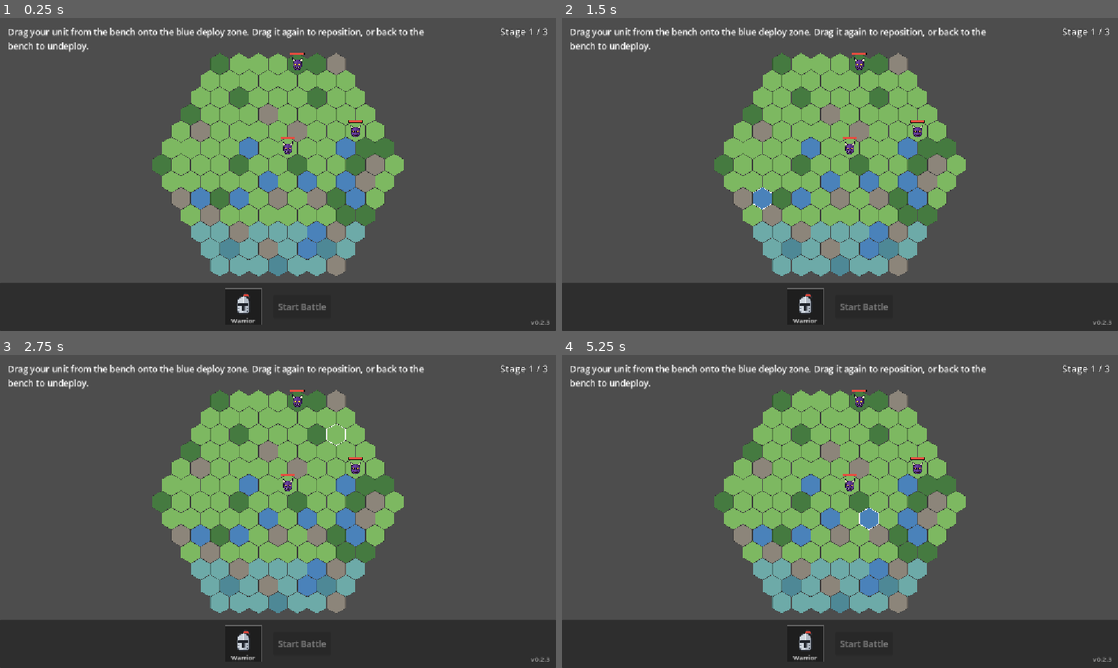
Above: before the commit, frames 1-4 (two rows, left to right).
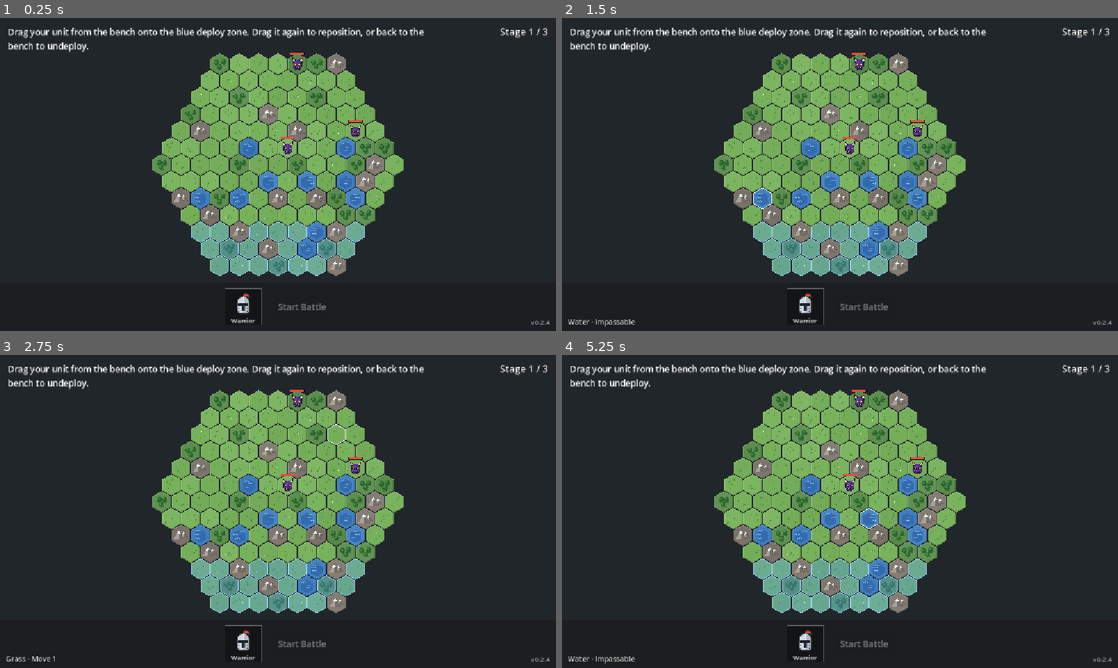
Above: after the commit, the same moments.

Repository: derek-chou/chess
Game: Godot game, scene res://scenes/Main.tscn
Same seed, same stepped clock (60 frames per second), same inputs: the game is played once before the commit and once after it.
Inputs (mouse positions are in pixels of both pictures, inside the frame that each line leads up to):
- Up to frame 1 (0.25 s): no input
- Up to frame 2 (1.5 s): tap Enter at 0.5 s; drag from (806, 305) to (895, 105) at 0.52 s; drag from (728, 190) to (812, 237) at 1.27 s
- Up to frame 3 (2.75 s): tap Space at 2 s; move the mouse to (333, 442) at 2.02 s; click (333, 442) at 2.17 s
- Up to frame 4 (5.25 s): tap Enter at 2.75, 4.25 s; drag from (812, 574) to (673, 464) at 2.77 s; tap Space at 3.5, 5 s; move the mouse to (1006, 558) at 3.52 s; click (1006, 558) at 3.67 s; drag from (673, 464) to (756, 433) at 4.27 s; move the mouse to (867, 511) at 5.02 s; click (867, 511) at 5.17 s

The runs differ from the first frame. In frame 1, 66% of the frame differs, in the area x 0-100%, y 0-100%; in frame 2, 66%; in frame 3, 66%; in frame 4, 66%.

Commit message:
加入命中率與森林閃避、攻擊預測；地形畫面重新設計；版號 v0.2.4

Diff:
--- a/project.godot
+++ b/project.godot
@@ -11,7 +11,7 @@
 [application]
 
 config/name="chess"
-config/version="0.2.3"
+config/version="0.2.4"
 run/main_scene="res://scenes/Main.tscn"
 config/features=PackedStringArray("4.7", "GL Compatibility")
 config/icon="res://icon.svg"
@@ -27,6 +27,8 @@
 
 [rendering]
 
+environment/defaults/default_clear_color=Color(0.13, 0.15, 0.17, 1)
+
 rendering_device/driver.windows="d3d12"
 renderer/rendering_method="gl_compatibility"
 renderer/rendering_method.mobile="gl_compatibility"
--- a/scenes/Main.tscn
+++ b/scenes/Main.tscn
@@ -173,3 +173,19 @@
 size_flags_horizontal = 4
 theme_override_font_sizes/font_size = 22
 text = "Restart"
+
+[node name="TerrainLabel" type="Label" parent="UI"]
+modulate = Color(1, 1, 1, 0.85)
+anchors_preset = 2
+anchor_top = 1.0
+anchor_bottom = 1.0
+offset_left = 12.0
+offset_top = -32.0
+offset_right = 312.0
+offset_bottom = -8.0
+grow_vertical = 0
+mouse_filter = 2
+theme_override_colors/font_outline_color = Color(0, 0, 0, 1)
+theme_override_constants/outline_size = 4
+theme_override_font_sizes/font_size = 15
+vertical_alignment = 2
--- a/scripts/hex_map.gd
+++ b/scripts/hex_map.gd
@@ -3,11 +3,11 @@
 
 enum Terrain { GRASS, FOREST, MOUNTAIN, WATER }
 
-const TERRAIN_COLOR := {
-	Terrain.GRASS: Color(0.49, 0.72, 0.38),
-	Terrain.FOREST: Color(0.27, 0.48, 0.25),
-	Terrain.MOUNTAIN: Color(0.55, 0.52, 0.48),
-	Terrain.WATER: Color(0.29, 0.51, 0.73),
+const TERRAIN_NAME := {
+	Terrain.GRASS: "Grass",
+	Terrain.FOREST: "Forest",
+	Terrain.MOUNTAIN: "Mountain",
+	Terrain.WATER: "Water",
 }
 
 ## 移動花費；小於 0 代表無法通行
@@ -18,6 +18,14 @@
 	Terrain.WATER: -1,
 }
 
+## 站在該地形上的單位獲得的閃避率
+const TERRAIN_EVASION := {
+	Terrain.FOREST: 0.15,
+}
+
+## 高亮層的內縮，讓外框不會壓到相鄰格
+const OVERLAY_INSET := 3.0
+
 const NO_COORD := Vector2i(999999, 999999)
 
 @export var hex_size: float = 40.0
@@ -39,6 +47,15 @@
 ## 拖曳時懸停格的放置狀態
 enum DropState { NONE, VALID, INVALID }
 var drop_state: DropState = DropState.NONE
+
+var terrain_layer: TerrainLayer
+
+func _ready() -> void:
+	terrain_layer = TerrainLayer.new()
+	terrain_layer.hex_map = self
+	# 地形畫在本節點（高亮層）之下
+	terrain_layer.show_behind_parent = true
+	add_child(terrain_layer)
 
 func generate_map(radius: int = map_radius) -> void:
 	map_radius = radius
@@ -60,6 +77,8 @@
 				elif roll < 0.40:
 					terrain = Terrain.FOREST
 			tiles[coord] = terrain
+	if terrain_layer:
+		terrain_layer.queue_redraw()
 	queue_redraw()
 
 func axial_to_pixel(coord: Vector2i) -> Vector2:
@@ -79,6 +98,21 @@
 
 func movement_cost(coord: Vector2i) -> int:
 	return TERRAIN_COST[tiles[coord]]
+
+func evasion(coord: Vector2i) -> float:
+	return TERRAIN_EVASION.get(get_terrain(coord), 0.0)
+
+## 地形說明，例如 "Forest · Move 2 · Evade +15%"
+func describe(coord: Vector2i) -> String:
+	var terrain := get_terrain(coord)
+	var text: String = TERRAIN_NAME[terrain]
+	if not is_walkable(coord):
+		return text + " · Impassable"
+	text += " · Move %d" % movement_cost(coord)
+	var eva := evasion(coord)
+	if eva > 0.0:
+		text += " · Evade +%d%%" % roundi(eva * 100)
+	return text
 
 ## 以地圖最下方 rows 列可通行格作為佈署區
 func setup_deploy_zone(rows: int) -> void:
@@ -145,39 +179,47 @@
 	queue_redraw()
 
 func _draw() -> void:
+	# 只畫高亮；地形底圖由 TerrainLayer 負責
 	for coord in tiles.keys():
-		var terrain: Terrain = tiles[coord]
+		var fill := Color(0, 0, 0, 0)
+		var border := Color(0, 0, 0, 0)
+		var border_width := 0.0
+		if show_deploy_zone and deploy_zone.has(coord):
+			fill = Color(0.3, 0.6, 1.0, 0.32)
+			border = Color(0.6, 0.82, 1.0, 0.85)
+			border_width = 2.0
+		if reachable.has(coord):
+			fill = Color(1, 1, 1, 0.22)
+			border = Color(1, 1, 1, 0.5)
+			border_width = 1.5
+		if path.has(coord):
+			fill = Color(1.0, 0.85, 0.3, 0.4)
+			border = Color(1.0, 0.9, 0.45, 0.9)
+			border_width = 2.0
+		if attack_targets.has(coord):
+			fill = Color(1.0, 0.25, 0.2, 0.2)
+			border = Color(1.0, 0.25, 0.2, 1.0)
+			border_width = 3.5
+		if coord == hovered_coord:
+			border = Color(1, 1, 1, 0.95)
+			border_width = maxf(border_width, 2.5)
+			if drop_state == DropState.VALID:
+				border = Color(0.35, 1.0, 0.45)
+				border_width = 3.0
+			elif drop_state == DropState.INVALID:
+				border = Color(1.0, 0.35, 0.35)
+				border_width = 3.0
+		if coord == selected_coord:
+			border = Color(1, 0.85, 0.2)
+			border_width = 3.0
+		if fill.a <= 0.0 and border_width <= 0.0:
+			continue
 		var center := axial_to_pixel(coord)
 		var points := PackedVector2Array()
-		for i in range(6):
-			points.append(center + HexUtils.corner_offset(hex_size - 1.0, i))
-
-		var color: Color = TERRAIN_COLOR[terrain]
-		if show_deploy_zone and deploy_zone.has(coord):
-			color = color.lerp(Color(0.35, 0.6, 1.0), 0.45)
-		if reachable.has(coord):
-			color = color.lerp(Color.WHITE, 0.35)
-		if path.has(coord):
-			color = color.lerp(Color.YELLOW, 0.4)
-		if attack_targets.has(coord):
-			color = color.lerp(Color(1.0, 0.15, 0.1), 0.55)
-		draw_colored_polygon(points, color)
-
-		var outline_color := Color(0, 0, 0, 0.25)
-		var outline_width := 1.0
-		if coord == hovered_coord:
-			outline_color = Color(1, 1, 1, 0.9)
-			outline_width = 2.0
-			if drop_state == DropState.VALID:
-				outline_color = Color(0.3, 1.0, 0.4, 1.0)
-				outline_width = 3.0
-			elif drop_state == DropState.INVALID:
-				outline_color = Color(1.0, 0.3, 0.3, 1.0)
-				outline_width = 3.0
-		if coord == selected_coord:
-			outline_color = Color(1, 0.85, 0.2, 1.0)
-			outline_width = 3.0
-
-		var closed_points := points.duplicate()
-		closed_points.append(points[0])
-		draw_polyline(closed_points, outline_color, outline_width)
+		for i in 6:
+			points.append(center + HexUtils.corner_offset(hex_size - OVERLAY_INSET, i))
+		if fill.a > 0.0:
+			draw_colored_polygon(points, fill)
+		if border_width > 0.0:
+			points.append(points[0])
+			draw_polyline(points, border, border_width, true)
--- a/scripts/main.gd
+++ b/scripts/main.gd
@@ -16,6 +16,7 @@
 @onready var game_over_subtitle: Label = $UI/GameOver/Center/Box/Subtitle
 @onready var restart_button: Button = $UI/GameOver/Center/Box/RestartButton
 @onready var stage_label: Label = $UI/StageLabel
+@onready var terrain_label: Label = $UI/TerrainLabel
 @onready var upgrades_box: Control = $UI/GameOver/Center/Box/Upgrades
 @onready var upgrade_points_label: Label = $UI/GameOver/Center/Box/Upgrades/PointsLabel
 @onready var upgrade_grid: GridContainer = $UI/GameOver/Center/Box/Upgrades/Grid
@@ -39,6 +40,8 @@
 var drag_origin: Vector2i = HexMap.NO_COORD
 
 var selected_unit: Unit = null
+## 目前的說明文字；滑鼠移到可攻擊敵人上時會暫時改顯示攻擊預測
+var current_info: String = ""
 var reachable_data: Dictionary = {}
 var is_animating: bool = false
 var is_dragging: bool = false
@@ -61,9 +64,9 @@
 ## 佈署區為地圖最下方幾列
 const DEPLOY_ROWS := 3
 const ENEMY_TYPES := {
-	"minion": {"name": "Minion", "icon": preload("res://icons/monster.svg"), "move_range": 3, "max_hp": 12, "attack": 4, "defense": 0, "crit_chance": 0.1},
-	"brute": {"name": "Brute", "icon": preload("res://icons/brute.svg"), "move_range": 3, "max_hp": 18, "attack": 5, "defense": 1, "crit_chance": 0.1, "radius": 29.0},
-	"boss": {"name": "Boss", "icon": preload("res://icons/boss.svg"), "move_range": 3, "max_hp": 24, "attack": 5, "defense": 1, "crit_chance": 0.15, "radius": 33.0},
+	"minion": {"name": "Minion", "icon": preload("res://icons/monster.svg"), "move_range": 3, "max_hp": 12, "attack": 4, "defense": 0, "crit_chance": 0.1, "hit_chance": 0.85},
+	"brute": {"name": "Brute", "icon": preload("res://icons/brute.svg"), "move_range": 3, "max_hp": 18, "attack": 5, "defense": 1, "crit_chance": 0.1, "hit_chance": 0.8, "radius": 29.0},
+	"boss": {"name": "Boss", "icon": preload("res://icons/boss.svg"), "move_range": 3, "max_hp": 24, "attack": 5, "defense": 1, "crit_chance": 0.15, "hit_chance": 0.9, "radius": 33.0},
 }
 ## 每關的地圖半徑、出場敵人，以及過關後可分配的升級點數
 const STAGES := [
@@ -76,9 +79,10 @@
 	{"key": "attack", "label": "ATK", "per_point": 1},
 	{"key": "defense", "label": "DEF", "per_point": 1},
 	{"key": "crit_chance", "label": "CRIT", "per_point": 0.05},
+	{"key": "hit_chance", "label": "HIT", "per_point": 0.05},
 ]
 const PLAYER_ROSTER := [
-	{"name": "Warrior", "icon": preload("res://icons/warrior.svg"), "move_range": 3, "max_hp": 30, "attack": 6, "defense": 0, "crit_chance": 0.2},
+	{"name": "Warrior", "icon": preload("res://icons/warrior.svg"), "move_range": 3, "max_hp": 30, "attack": 6, "defense": 0, "crit_chance": 0.2, "hit_chance": 0.8},
 ]
 ## 佈署階段鏡頭縮放時，畫面上方保留給說明文字的高度（像素）
 const DEPLOY_TOP_MARGIN := 60.0
@@ -116,6 +120,7 @@
 	unit.attack = stats["attack"]
 	unit.defense = stats["defense"]
 	unit.crit_chance = stats["crit_chance"]
+	unit.hit_chance = stats["hit_chance"]
 	unit.radius = stats.get("radius", unit.radius)
 	return unit
 
@@ -291,6 +296,14 @@
 	var world_pos := get_global_mouse_position()
 	var coord := hex_map.pixel_to_axial(world_pos)
 	hex_map.hovered_coord = coord if hex_map.has_tile(coord) else HexMap.NO_COORD
+	terrain_label.text = hex_map.describe(coord) if hex_map.has_tile(coord) else ""
+
+	# 滑鼠停在可攻擊的敵人上時顯示攻擊預測
+	var hovered_unit := get_unit_at(coord) if hex_map.attack_targets.has(coord) else null
+	if phase == Phase.PLAYER_TURN and selected_unit != null and hovered_unit != null:
+		info_label.text = _attack_forecast(selected_unit, hovered_unit)
+	else:
+		info_label.text = current_info
 
 	if phase == Phase.DEPLOY:
 		hex_map.queue_redraw()
@@ -349,8 +362,9 @@
 	hex_map.set_highlight(reachable_data["cost"], [])
 	var targets := _get_attack_targets(unit)
 	hex_map.set_attack_targets(targets)
-	var info := "%s selected (HP %d/%d, ATK %d, DEF %d, CRIT %d%%, MOV %d). Click a highlighted tile to move" % [
-		unit.unit_name, unit.hp, unit.max_hp, unit.attack, unit.defense, roundi(unit.crit_chance * 100), unit.move_range]
+	var info := "%s selected (HP %d/%d, ATK %d, DEF %d, HIT %d%%, CRIT %d%%, MOV %d). Click a highlighted tile to move" % [
+		unit.unit_name, unit.hp, unit.max_hp, unit.attack, unit.defense, roundi(unit.hit_chance * 100),
+		roundi(unit.crit_chance * 100), unit.move_range]
 	if not targets.is_empty():
 		info += ", or a red enemy to attack"
 	_update_info(info + ".")
@@ -478,7 +492,10 @@
 		var best_cost := 0
 		for coord in cost_map.keys():
 			var dist := HexUtils.distance(coord, target.axial_coord)
-			if dist < best_dist or (dist == best_dist and cost_map[coord] < best_cost):
+			# 同距離時偏好有閃避加成的地形（森林），再來才是移動花費較低者
+			var better_cover: bool = dist == best_dist and hex_map.evasion(coord) > hex_map.evasion(best)
+			var same_cover: bool = dist == best_dist and hex_map.evasion(coord) == hex_map.evasion(best)
+			if dist < best_dist or better_cover or (same_cover and cost_map[coord] < best_cost):
 				best = coord
 				best_dist = dist
 				best_cost = cost_map[coord]
@@ -520,13 +537,16 @@
 func _strike(attacker: Unit, target: Unit) -> void:
 	var home := attacker.position
 	var lunge := home.lerp(target.position, 0.4)
-	var is_crit := randf() < attacker.crit_chance
-	# 攻擊力扣掉防禦力（至少 1 點），爆擊再乘倍率
-	var damage := maxi(1, attacker.attack - target.defense) * (CRIT_MULTIPLIER if is_crit else 1)
+	var is_hit := randf() < _hit_chance(attacker, target)
+	var is_crit := is_hit and randf() < attacker.crit_chance
+	var damage := _base_damage(attacker, target) * (CRIT_MULTIPLIER if is_crit else 1)
 	attacker.z_index = 5
 	var tween := create_tween()
 	tween.tween_property(attacker, "position", lunge, 0.1).set_trans(Tween.TRANS_SINE)
 	tween.tween_callback(func() -> void:
+		if not is_hit:
+			_spawn_miss_text(target.position)
+			return
 		target.hp -= damage
 		_spawn_damage_number(target.position, damage, is_crit)
 		_flash(target)
@@ -537,6 +557,38 @@
 	tween.tween_interval(0.2)
 	await tween.finished
 	attacker.z_index = 0
+
+## 命中率 = 攻擊方命中 − 目標所在地形閃避，限制在 5%~100%
+func _hit_chance(attacker: Unit, target: Unit) -> float:
+	return clampf(attacker.hit_chance - hex_map.evasion(target.axial_coord), 0.05, 1.0)
+
+## 攻擊力扣掉防禦力，至少 1 點
+func _base_damage(attacker: Unit, target: Unit) -> int:
+	return maxi(1, attacker.attack - target.defense)
+
+## 攻擊預測，例如 "Attack Minion: HIT 65% · DMG 6 · CRIT 20%"
+func _attack_forecast(attacker: Unit, target: Unit) -> String:
+	return "Attack %s (HP %d/%d): HIT %d%% · DMG %d · CRIT %d%%" % [
+		target.unit_name, target.hp, target.max_hp, roundi(_hit_chance(attacker, target) * 100),
+		_base_damage(attacker, target), roundi(attacker.crit_chance * 100)]
+
+func _spawn_miss_text(pos: Vector2) -> void:
+	var label := Label.new()
+	label.text = "MISS"
+	label.horizontal_alignment = HORIZONTAL_ALIGNMENT_CENTER
+	label.add_theme_font_size_override("font_size", 26)
+	label.add_theme_color_override("font_color", Color(0.85, 0.88, 0.92))
+	label.add_theme_color_override("font_outline_color", Color.BLACK)
+	label.add_theme_constant_override("outline_size", 5)
+	label.z_index = 20
+	label.size = Vector2(200, 0)
+	label.position = pos + Vector2(-100, -70)
+	add_child(label)
+	var tween := label.create_tween()
+	tween.set_parallel()
+	tween.tween_property(label, "position:x", label.position.x + 12, 0.5).set_trans(Tween.TRANS_SINE)
+	tween.tween_property(label, "modulate:a", 0.0, 0.5).set_delay(0.2)
+	tween.chain().tween_callback(label.queue_free)
 
 func _flash(unit: Unit) -> void:
 	var tween := create_tween()
@@ -650,6 +702,7 @@
 		var key: String = upgrade["key"]
 		stats[key] += player_bonus.get(key, 0) * upgrade["per_point"]
 	stats["crit_chance"] = minf(stats["crit_chance"], 1.0)
+	stats["hit_chance"] = minf(stats["hit_chance"], 1.0)
 	return _create_unit(stats)
 
 # ---- 過關升級 ----
@@ -710,7 +763,7 @@
 		var after: float = current + added * upgrade["per_point"]
 		var label: Label = upgrade_value_labels[key]
 		var gain: float = added * upgrade["per_point"]
-		if key == "crit_chance":
+		if key in ["crit_chance", "hit_chance"]:
 			label.text = "%d%%" % roundi(minf(after, 1.0) * 100)
 			if added > 0:
 				label.text += "  (+%d%%)" % roundi(gain * 100)
@@ -738,5 +791,6 @@
 	await tween.finished
 
 func _update_info(text: String) -> void:
+	current_info = text
 	if info_label:
 		info_label.text = text
--- /dev/null
+++ b/scripts/terrain_layer.gd
@@ -0,0 +1,121 @@
+class_name TerrainLayer
+extends Node2D
+
+## 繪製地形底圖與裝飾；只在地圖生成時重畫，與頻繁更新的高亮層分開
+
+const GAP := 1.5
+
+const GRASS_BASE := Color(0.47, 0.70, 0.36)
+const GRASS_TUFT := Color(0.33, 0.55, 0.25)
+const FOREST_BASE := Color(0.36, 0.56, 0.30)
+const FOREST_CANOPY := Color(0.17, 0.40, 0.19)
+const FOREST_CANOPY_LIGHT := Color(0.27, 0.53, 0.25)
+const TRUNK := Color(0.40, 0.27, 0.16)
+const MOUNTAIN_BASE := Color(0.50, 0.47, 0.43)
+const ROCK_LIGHT := Color(0.66, 0.63, 0.59)
+const ROCK_DARK := Color(0.45, 0.43, 0.40)
+const SNOW := Color(0.95, 0.96, 0.98)
+const WATER_BASE := Color(0.25, 0.50, 0.76)
+const WATER_DEEP := Color(0.20, 0.42, 0.68)
+const WAVE := Color(0.62, 0.82, 0.96, 0.85)
+
+var hex_map: HexMap
+
+func _draw() -> void:
+	if hex_map == null:
+		return
+	# 由上往下畫，讓下方格子的裝飾（樹、山）能自然疊在上方格子前面
+	var coords: Array = hex_map.tiles.keys()
+	coords.sort_custom(func(a: Vector2i, b: Vector2i) -> bool: return a.y < b.y or (a.y == b.y and a.x < b.x))
+	for coord in coords:
+		_draw_tile(coord, hex_map.tiles[coord])
+
+func _draw_tile(coord: Vector2i, terrain: HexMap.Terrain) -> void:
+	var center := hex_map.axial_to_pixel(coord)
+	var size := hex_map.hex_size - GAP
+	# 以座標為種子，讓每格的色差與裝飾位置固定
+	var rng := RandomNumberGenerator.new()
+	rng.seed = hash(coord)
+	var points := _hex_points(center, size)
+
+	var base: Color
+	match terrain:
+		HexMap.Terrain.GRASS: base = GRASS_BASE
+		HexMap.Terrain.FOREST: base = FOREST_BASE
+		HexMap.Terrain.MOUNTAIN: base = MOUNTAIN_BASE
+		HexMap.Terrain.WATER: base = WATER_BASE
+	base = base.lightened(rng.randf_range(0.0, 0.05)) if rng.randf() < 0.5 else base.darkened(rng.randf_range(0.0, 0.05))
+	draw_colored_polygon(points, base)
+
+	match terrain:
+		HexMap.Terrain.GRASS: _draw_grass(center, rng)
+		HexMap.Terrain.FOREST: _draw_forest(center, rng)
+		HexMap.Terrain.MOUNTAIN: _draw_mountain(center, rng)
+		HexMap.Terrain.WATER: _draw_water(center, size, rng)
+
+	_draw_bevel(center, size)
+
+## 左上緣亮、右下緣暗，營造微微隆起的立體感
+func _draw_bevel(center: Vector2, size: float) -> void:
+	var inset := _hex_points(center, size - 1.5)
+	# 尖頂六角形角點：0 右上、1 右下、2 底、3 左下、4 左上、5 頂
+	draw_polyline(PackedVector2Array([inset[3], inset[4], inset[5], inset[0]]), Color(1, 1, 1, 0.16), 2.0, true)
+	draw_polyline(PackedVector2Array([inset[0], inset[1], inset[2], inset[3]]), Color(0, 0, 0, 0.22), 2.0, true)
+
+func _draw_grass(center: Vector2, rng: RandomNumberGenerator) -> void:
+	for i in rng.randi_range(3, 5):
+		var p := center + Vector2(rng.randf_range(-20, 20), rng.randf_range(-16, 18))
+		for dx in [-3.0, 0.0, 3.0]:
+			draw_line(p, p + Vector2(dx * 0.6, -5.0 + absf(dx) * 0.3), GRASS_TUFT, 1.4, true)
+	if rng.randf() < 0.3:
+		var flower := center + Vector2(rng.randf_range(-16, 16), rng.randf_range(-12, 14))
+		draw_circle(flower, 2.0, Color(1, 0.95, 0.6) if rng.randf() < 0.5 else Color(1, 1, 1))
+
+func _draw_forest(center: Vector2, rng: RandomNumberGenerator) -> void:
+	var spots: Array[Vector2] = [Vector2(-11, -6), Vector2(11, -8), Vector2(0, 9)]
+	for spot in spots:
+		var p := center + spot + Vector2(rng.randf_range(-3, 3), rng.randf_range(-2, 2))
+		var r := rng.randf_range(8.0, 10.5)
+		_draw_ellipse(p + Vector2(2, r * 0.9), Vector2(r * 0.9, r * 0.35), Color(0, 0, 0, 0.22))
+		draw_rect(Rect2(p + Vector2(-1.5, r * 0.3), Vector2(3, r * 0.6)), TRUNK)
+		draw_circle(p, r, FOREST_CANOPY)
+		draw_circle(p + Vector2(-r * 0.3, -r * 0.3), r * 0.5, FOREST_CANOPY_LIGHT)
+
+func _draw_mountain(center: Vector2, rng: RandomNumberGenerator) -> void:
+	var shift := rng.randf_range(-3, 3)
+	_draw_peak(center + Vector2(11 + shift, 9), 15.0, 21.0)
+	_draw_peak(center + Vector2(-6 + shift, 14), 21.0, 32.0)
+
+## 以底部中點、半寬與高度畫一座山：亮面、暗面與雪頂
+func _draw_peak(base_mid: Vector2, half_w: float, height: float) -> void:
+	var top := base_mid + Vector2(0, -height)
+	var left := base_mid + Vector2(-half_w, 0)
+	var right := base_mid + Vector2(half_w, 0)
+	draw_colored_polygon(PackedVector2Array([left, top, base_mid]), ROCK_LIGHT)
+	draw_colored_polygon(PackedVector2Array([base_mid, top, right]), ROCK_DARK)
+	var snow_t := 0.35
+	var snow_left := top.lerp(left, snow_t)
+	var snow_right := top.lerp(right, snow_t)
+	var snow_mid := top.lerp(base_mid, snow_t * 1.2)
+	draw_colored_polygon(PackedVector2Array([snow_left, top, snow_right, snow_mid + Vector2(3, -2), snow_mid + Vector2(-3, 1)]), SNOW)
+	draw_polyline(PackedVector2Array([left, top, right]), Color(0, 0, 0, 0.25), 1.2, true)
+
+func _draw_water(center: Vector2, size: float, rng: RandomNumberGenerator) -> void:
+	draw_colored_polygon(_hex_points(center + Vector2(0, 3), size * 0.62), WATER_DEEP)
+	for i in 3:
+		var p := center + Vector2(rng.randf_range(-15, 15), -12 + i * 11 + rng.randf_range(-2, 2))
+		draw_arc(p + Vector2(-4, 0), 4.0, PI * 1.1, PI * 1.9, 6, WAVE, 1.6, true)
+		draw_arc(p + Vector2(4, 0), 4.0, PI * 1.1, PI * 1.9, 6, WAVE, 1.6, true)
+
+func _draw_ellipse(center: Vector2, radii: Vector2, color: Color) -> void:
+	var pts := PackedVector2Array()
+	for i in 12:
+		var a := TAU * i / 12.0
+		pts.append(center + Vector2(cos(a) * radii.x, sin(a) * radii.y))
+	draw_colored_polygon(pts, color)
+
+func _hex_points(center: Vector2, size: float) -> PackedVector2Array:
+	var pts := PackedVector2Array()
+	for i in 6:
+		pts.append(center + HexUtils.corner_offset(size, i))
+	return pts
--- a/scripts/unit.gd
+++ b/scripts/unit.gd
@@ -8,6 +8,8 @@
 @export var defense: int = 0
 ## 爆擊機率（0~1）
 @export_range(0.0, 1.0) var crit_chance: float = 0.0
+## 命中率（0~1），實際命中會再扣掉目標所在地形的閃避
+@export_range(0.0, 1.0) var hit_chance: float = 1.0
 @export var radius: float = 26.0
 @export var is_enemy: bool = false
 @export var icon: Texture2D
Not shown, added: scripts/terrain_layer.gd.uid
